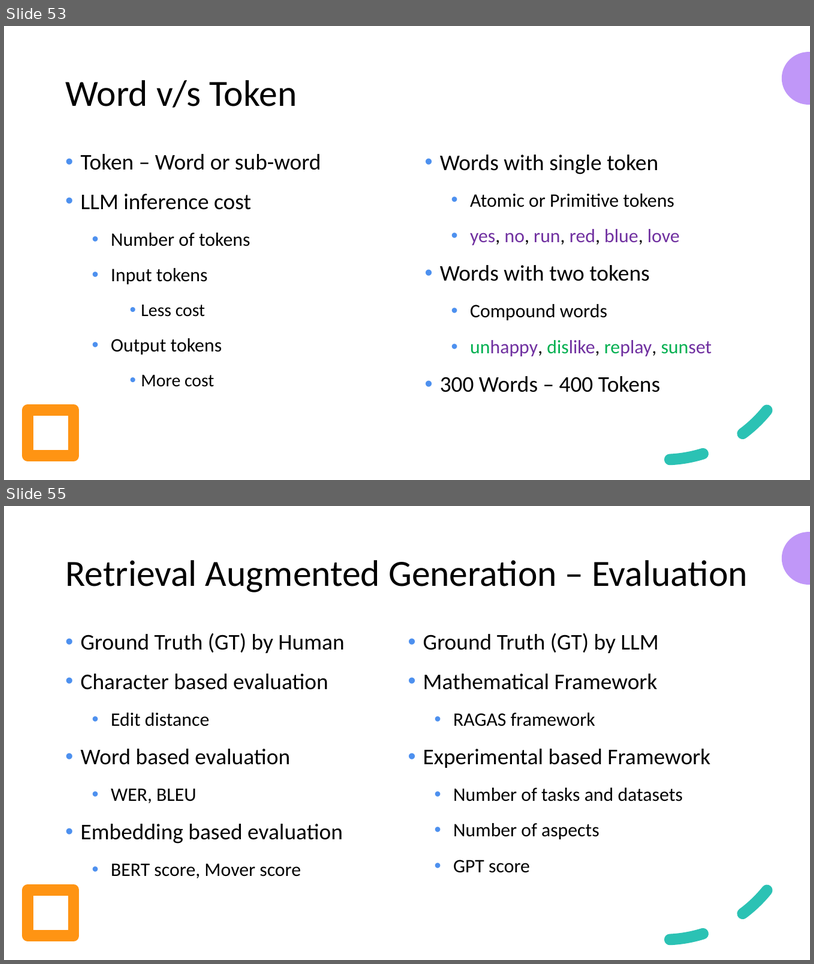
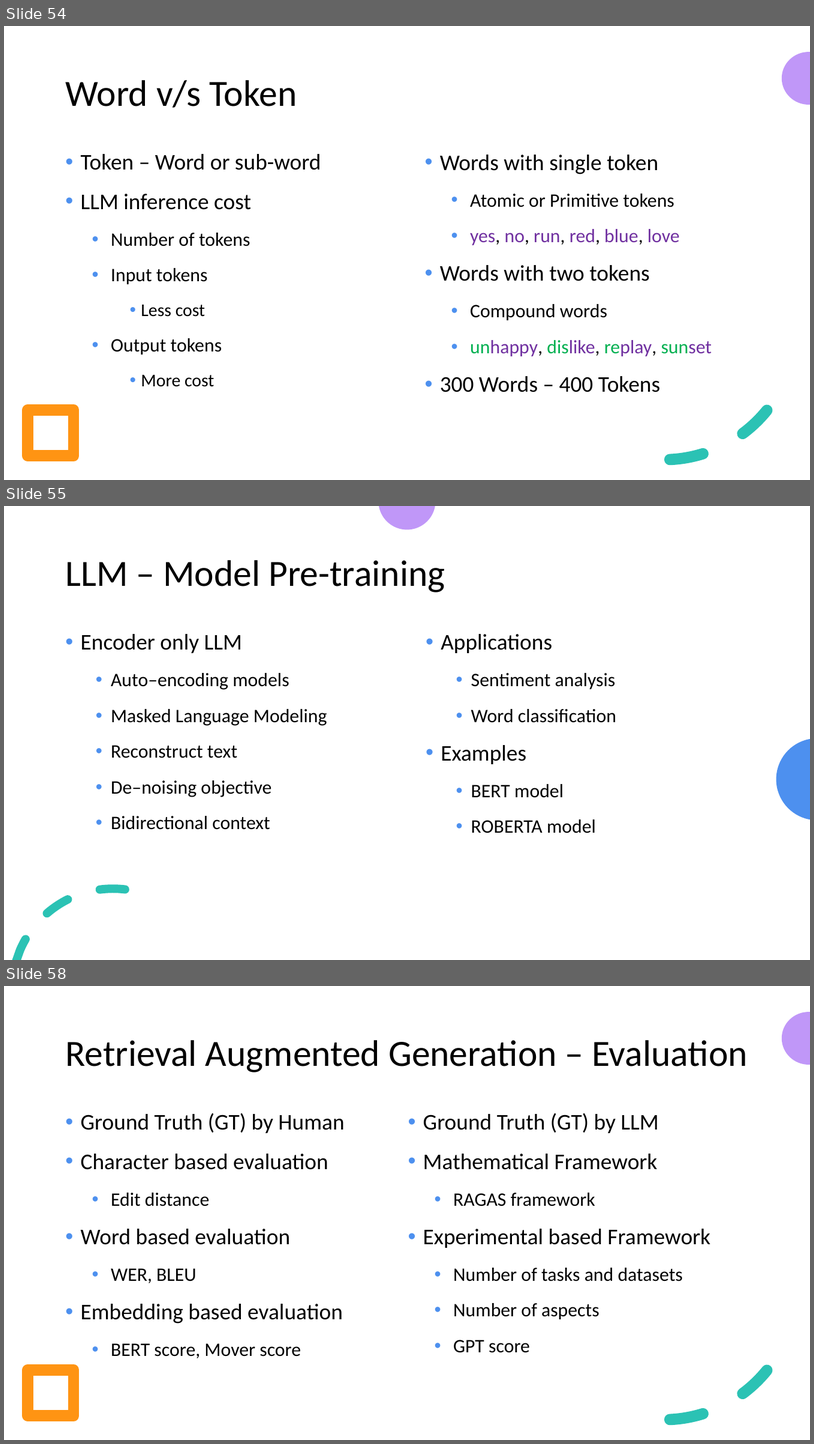
Before and after one commit to look4pritam/LargeLanguageModels, a slide deck: Presentations/IUAC-2024/Introduction_to_Large_Language_Models-From_Foundation_to_Real_World_Applications.pptx. Shown one above the other, each under a label of ours: slides 53 and 55 before the commit, slides 54, 55 and 58 after it; the slides between them are not shown. The pictures are 814x964 and 814x1444 pixels, drawn with LibreOffice and Linux fonts; fonts in the diff are those of the drawing. Boxes give left, top, right and bottom in pixels: in the first picture for what was removed or moved away, otherwise in the second. Text is boxed around its words. In the diff, an @@ line names an element or a change of style, - is before the commit and + after.

```diff
--- a/Presentations/IUAC-2024/Introduction_to_Large_Language_Models-From_Foundation_to_Real_World_Applications.pptx
+++ b/Presentations/IUAC-2024/Introduction_to_Large_Language_Models-From_Foundation_to_Real_World_Applications.pptx
@@ slide 55 added at [4,506,810,960], background #FFFFFF @@
@@ freeform shape added at [379,506,435,529], fill #C097F8 @@
@@ title added at [65,560,445,592], 33 pt, text #000000 @@
+LLM – Model Pre-training
@@ text added at [81,634,327,829], 17 pt, text #000000 @@
+  • Encoder only LLM
+    • Auto–encoding models
+    • Masked Language Modeling
+    • Reconstruct text
+    • De–noising objective
+    • Bidirectional context
@@ text added at [441,634,617,833], 17 pt, text #000000 @@
+  • Applications
+    • Sentiment analysis
+    • Word classification
+  • Examples
+    • BERT model
+    • ROBERTA model
@@ freeform shape added at [777,739,810,820], fill #4D90EF @@
@@ freeform shape added at [12,884,129,960], fill #2BC2B4 @@
@@ what was slide 53 is now slide 54 @@
@@ what was slide 55 is now slide 58 @@
```
Also in this commit, not shown: 4 slides changed, 3 other slides added.
